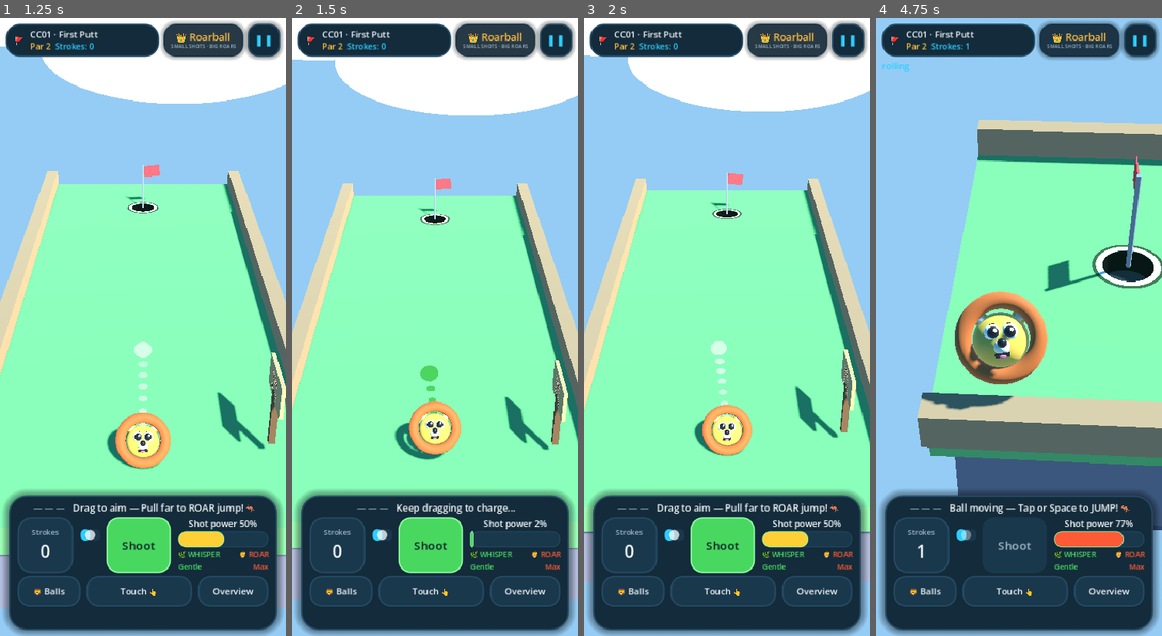
Above: before the commit, frames 1-4 (left to right).
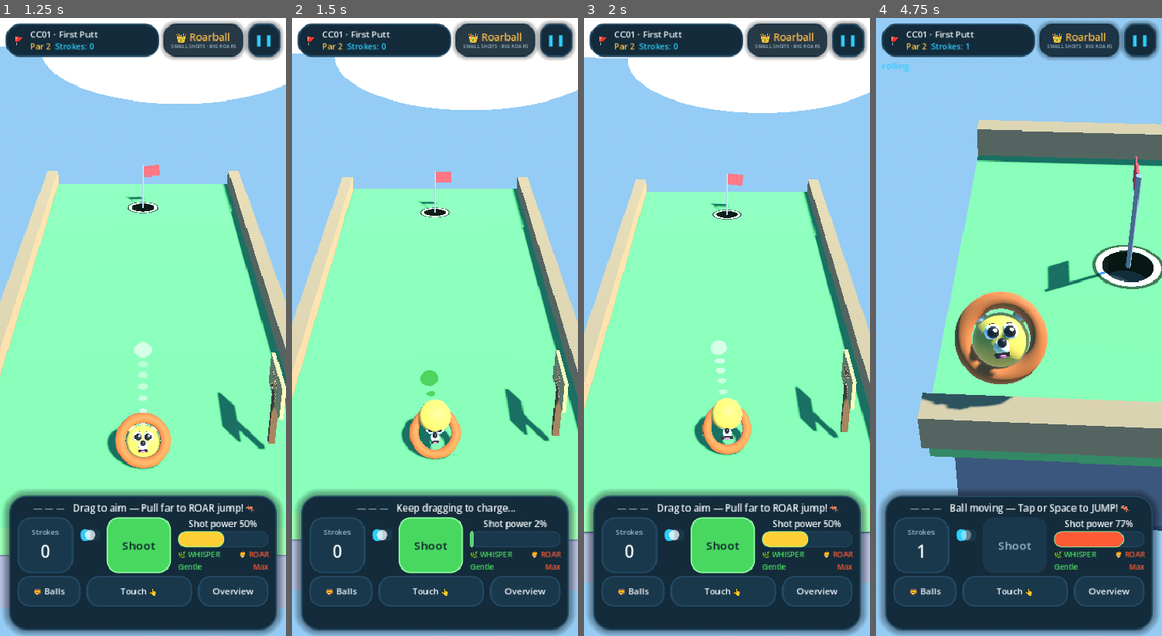
Above: after the commit, the same moments.

Repository: ther12k/roar3d
Game: Godot game, scene res://scenes/app/main.tscn
Same seed, same stepped clock (60 frames per second), same inputs: the game is played once before the commit and once after it. Sound files missing from this copy of the repository are replaced by a short silence.
Inputs (mouse positions are in pixels of both pictures, inside the frame that each line leads up to):
- Up to frame 1 (1.25 s): click "Play" at 0.5 s
- Up to frame 2 (1.5 s): tap Enter (ui_accept) at 1.25 s; move the mouse to (497, 296) at 1.27 s; hold Right (ui_right) from 1.28 s (still down); click (497, 296) at 1.42 s
- Up to frame 3 (2 s): keep holding Right (ui_right); tap Enter (ui_accept) at 1.52, 1.82 s
- Up to frame 4 (4.75 s): release Right (ui_right) at 2 s; drag from (961, 357) to (1004, 450) at 2.02 s; move the mouse to (1047, 191) at 2.77 s; hold Right (ui_right) 2.78-3.5 s; drag from (1004, 450) to (933, 234) at 3.52 s; move the mouse to (1104, 419) at 4.27 s; hold Left (ui_left) from 4.28 s (still down); tap Enter (ui_accept) at 4.52 s

Frame 1 is identical in both runs. In frame 2, 6.5% of the frame differs, in the area x 0-100%, y 5-95%; in frame 3, 1.5%; in frame 4, 0.7%.

Commit message:
READY-state hop is presentation-only: signal + VisualRoot tween, never physics (D-026)

Diff:
--- a/scripts/game/game_root.gd
+++ b/scripts/game/game_root.gd
@@ -51,6 +51,7 @@
 var _squash := 0.0
 var _squash_vel := 0.0
 var _sinking := false
+var _hop_tween: Tween = null  # READY-state decorative hop (visual node only)
 var _flag_mesh: MeshInstance3D = null
 var _cup_twin_material: Material = null  # turf material reused for carved pieces
 var _flag_time := 0.0
@@ -134,6 +135,9 @@
 		_spawn_burst(ball.global_position, Color(0.75, 0.72, 0.66), 8, 1.2)  # landing dust
 		_kick_squash(3.5))
 	ball.bounced.connect(_on_ball_bounced)
+	# READY-state hop is presentation-only: the mascot bounces on its visual
+	# node, the RigidBody never moves (D-026 — no ball movement without stroke).
+	session.decorative_hop_requested.connect(_play_decorative_hop)
 
 	_apply_equipped_cosmetic()
 	_build_visual_root()
@@ -232,6 +236,25 @@
 	if SettingsStore.reduced_motion() or _sinking:
 		return
 	_squash_vel += velocity
+
+
+## READY-state hop (D-026): bounces the mascot's visual node up and back; the
+## RigidBody never moves. Kill any running hop so rapid taps never stack.
+func _play_decorative_hop() -> void:
+	if _visual_root == null or _sinking:
+		return
+	_set_expression("happy")
+	_kick_squash(-3.0)
+	if SettingsStore.reduced_motion():
+		return
+	if _hop_tween != null and _hop_tween.is_valid():
+		_hop_tween.kill()
+	_visual_root.position.y = 0.0
+	_hop_tween = create_tween()
+	_hop_tween.tween_property(_visual_root, "position:y", 0.35, 0.22
+		).set_ease(Tween.EASE_OUT).set_trans(Tween.TRANS_QUAD)
+	_hop_tween.tween_property(_visual_root, "position:y", 0.0, 0.22
+		).set_ease(Tween.EASE_IN).set_trans(Tween.TRANS_QUAD)
 
 
 ## Finish moment: the frozen ball funnels into the cup while shrinking.
--- a/scripts/game/game_session_controller.gd
+++ b/scripts/game/game_session_controller.gd
@@ -13,6 +13,7 @@
 signal attempt_finished()
 signal stuck_recovery_changed(available: bool)
 signal save_warning()
+signal decorative_hop_requested()  ## READY-state hop: presentation only, never physics
 
 # Forgiveness tuning (D-020, from the first human playtest): finishing putts
 # previously demanded ±0.02 power precision against a 0.28 m / 1.2 m/s capture
@@ -153,19 +154,19 @@
 	return fsm.is_capture_state()
 
 
-## Mid-roll jump request. The session is the authority: it validates FSM state
-## and ball support so no other layer needs to touch ball directly for jumps.
-## ROLLING or SETTLING + ball grounded + jump token available → true.
-## READY + ball resting → decorative hop only (no stroke, no state change).
-## Returns true when the ball physically launched.
+## Jump request. The session is the authority: it validates FSM state so no
+## other layer touches the ball directly for jumps.
+## ROLLING/SETTLING + ball grounded + jump token available → physical Roar Jump.
+## READY → decorative hop SIGNAL only: the mascot animates, the rigid body
+## never moves — ball movement without a stroke is forbidden (D-026).
 func request_jump() -> bool:
 	if ball == null or not is_instance_valid(ball):
 		return false
 	if fsm.state in [GameStateMachine.State.ROLLING, GameStateMachine.State.SETTLING]:
 		return ball.jump(3.8)
-	# Allow a playful grounded hop at rest (visual only, session stays READY).
-	if fsm.state == GameStateMachine.State.READY and ball.is_resting():
-		return ball.jump(2.4)
+	if fsm.state == GameStateMachine.State.READY:
+		decorative_hop_requested.emit()
+		return true
 	return false
 
 
--- a/tests/integration/run_integration_tests.gd
+++ b/tests/integration/run_integration_tests.gd
@@ -40,6 +40,7 @@
 	await _test_calibration_stage_works_without_prior_calibration()
 	await _test_jump_blocked_in_air()
 	await _test_jump_resets_on_landing()
+	await _test_ready_hop_never_moves_ball()
 	await _test_loft_launches_ball_upward()
 	await _test_physical_hole_drops_ball()
 
@@ -886,6 +887,31 @@
 	harness.check(ball.jump(3.8), "second jump succeeds after landing")
 	harness.check(not ball.can_jump(), "jump unavailable again mid-air")
 	await _await_state(session, [GameStateMachine.State.READY, GameStateMachine.State.COMPLETE, GameStateMachine.State.FAILED], 900)
+	await _free_session(env)
+
+
+## READY-state hop is presentation-only (D-026): request_jump returns true and
+## emits the decorative-hop signal, but the rigid body never moves and no
+## stroke is spent — ball movement without a stroke is forbidden.
+func _test_ready_hop_never_moves_ball() -> void:
+	harness.suite = "physics.ready_hop_visual_only"
+	var env := await _make_session()
+	var session: GameSessionController = env["session"]
+	var ball: BallController = env["ball"]
+	var hop_signal := {"fired": false}
+	session.decorative_hop_requested.connect(func() -> void: hop_signal["fired"] = true)
+	session.start_level()
+	await _await_state(session, [GameStateMachine.State.READY], 180)
+	var pos_before := ball.global_position
+	harness.check(session.request_jump(), "READY hop request accepted (signal path)")
+	harness.check(bool(hop_signal["fired"]), "decorative_hop_requested emitted, not physics")
+	for i: int in 30:
+		await get_tree().physics_frame
+	harness.check(ball.linear_velocity.length() < 0.01, "ball velocity untouched by READY hop")
+	harness.check(ball.global_position.distance_to(pos_before) < 0.001, "ball position unchanged by READY hop")
+	harness.check(ball.is_resting(), "ball still resting")
+	harness.check_eq(session.fsm.state, GameStateMachine.State.READY, "session still READY")
+	harness.check_eq(session.strokes, 0, "no stroke spent")
 	await _free_session(env)
 
 
